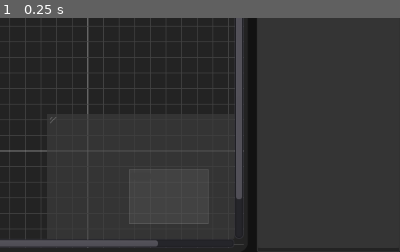
Above: before the commit, frame 1.
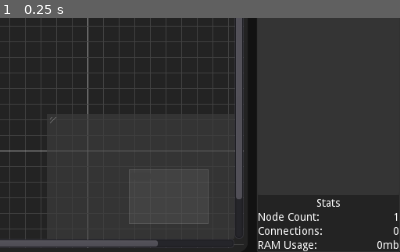
Above: after the commit, the same moment.

Repository: Mercadud/Godot-Project-Planner-Exporter
Game: Godot game, scene res://Scenes/Pages/Main Page.tscn
The game is run twice, just before and just after one commit, with the same random seed, the same clock (stepped at 60 frames per second) and the same inputs.
Inputs:
- Up to frame 1 (0.25 s): no input
The pictures show only the part of the screen within x 50-100%, y 50-100%; the shares and areas given below are measured in that part.

The runs differ from the first frame. In frame 1, 1.0% of the frame differs, in the area x 64-100%, y 77-100%.

Commit message:
added statistics to node page

Diff:
--- a/Scenes/Pages/Main Page.tscn
+++ b/Scenes/Pages/Main Page.tscn
@@ -10,6 +10,7 @@
 [ext_resource path="res://Assets/Nodes/Scene.png" type="Texture" id=8]
 [ext_resource path="res://Themes/main/itemLists.tres" type="StyleBox" id=9]
 [ext_resource path="res://Assets/Nodes/Script.png" type="Texture" id=10]
+[ext_resource path="res://Script/Tree/editor/itemLists/Stats.gd" type="Script" id=11]
 [ext_resource path="res://Script/Tree/editor/Folder.gd" type="Script" id=12]
 [ext_resource path="res://Script/Tree/editor/Scene.gd" type="Script" id=13]
 [ext_resource path="res://Script/menus.gd" type="Script" id=14]
@@ -188,8 +189,6 @@
 margin_top = 5.0
 margin_right = 805.0
 margin_bottom = 570.0
-grow_horizontal = 2
-grow_vertical = 2
 custom_styles/bg = SubResource( 3 )
 custom_colors/grid_major = Color( 0.654902, 0.654902, 0.654902, 1 )
 custom_colors/grid_minor = Color( 0.258824, 0.258824, 0.258824, 1 )
@@ -233,7 +232,7 @@
 [node name="ItemList" type="ItemList" parent="Mount/MainWindow/Editor/Select/Nodes"]
 margin_top = 18.0
 margin_right = 200.0
-margin_bottom = 545.0
+margin_bottom = 477.0
 size_flags_vertical = 3
 custom_styles/bg = ExtResource( 9 )
 items = [ "Folder", ExtResource( 5 ), false, "Scene", ExtResource( 8 ), false, "Script", ExtResource( 10 ), false, "Import", ExtResource( 17 ), false, "World Environment", ExtResource( 21 ), false ]
@@ -241,11 +240,79 @@
 same_column_width = true
 script = ExtResource( 18 )
 
-[node name="ColorRect" type="ColorRect" parent="Mount/MainWindow/Editor/Select/Nodes"]
-margin_top = 549.0
+[node name="Stats" type="VBoxContainer" parent="Mount/MainWindow/Editor/Select/Nodes"]
+margin_top = 481.0
 margin_right = 200.0
 margin_bottom = 549.0
-color = Color( 0.203922, 0.203922, 0.203922, 1 )
+script = ExtResource( 11 )
+__meta__ = {
+"_edit_use_anchors_": false
+}
+
+[node name="Timer" type="Timer" parent="Mount/MainWindow/Editor/Select/Nodes/Stats"]
+process_mode = 0
+autostart = true
+
+[node name="Label" type="Label" parent="Mount/MainWindow/Editor/Select/Nodes/Stats"]
+margin_right = 200.0
+margin_bottom = 14.0
+text = "Stats"
+align = 1
+
+[node name="nodeCount" type="HSplitContainer" parent="Mount/MainWindow/Editor/Select/Nodes/Stats"]
+margin_top = 18.0
+margin_right = 200.0
+margin_bottom = 32.0
+dragger_visibility = 2
+
+[node name="type" type="Label" parent="Mount/MainWindow/Editor/Select/Nodes/Stats/nodeCount"]
+margin_right = 83.0
+margin_bottom = 14.0
+text = "Node Count: "
+
+[node name="count" type="Label" parent="Mount/MainWindow/Editor/Select/Nodes/Stats/nodeCount"]
+margin_left = 83.0
+margin_right = 200.0
+margin_bottom = 14.0
+align = 2
+clip_text = true
+
+[node name="Connections" type="HSplitContainer" parent="Mount/MainWindow/Editor/Select/Nodes/Stats"]
+margin_top = 36.0
+margin_right = 200.0
+margin_bottom = 50.0
+dragger_visibility = 2
+
+[node name="type" type="Label" parent="Mount/MainWindow/Editor/Select/Nodes/Stats/Connections"]
+margin_right = 83.0
+margin_bottom = 14.0
+text = "Connections:"
+
+[node name="count" type="Label" parent="Mount/MainWindow/Editor/Select/Nodes/Stats/Connections"]
+margin_left = 83.0
+margin_right = 200.0
+margin_bottom = 14.0
+align = 2
+clip_text = true
+
+[node name="RAMUsage" type="HSplitContainer" parent="Mount/MainWindow/Editor/Select/Nodes/Stats"]
+margin_top = 54.0
+margin_right = 200.0
+margin_bottom = 68.0
+dragger_visibility = 2
+
+[node name="type" type="Label" parent="Mount/MainWindow/Editor/Select/Nodes/Stats/RAMUsage"]
+margin_right = 76.0
+margin_bottom = 14.0
+text = "RAM Usage:"
+
+[node name="count" type="Label" parent="Mount/MainWindow/Editor/Select/Nodes/Stats/RAMUsage"]
+margin_left = 76.0
+margin_right = 200.0
+margin_bottom = 14.0
+text = "0mb"
+align = 2
+clip_text = true
 
 [node name="Info" type="VBoxContainer" parent="Mount/MainWindow/Editor/Select"]
 visible = false
@@ -470,7 +537,8 @@
 visible = false
 margin_top = 26.0
 margin_right = 200.0
-margin_bottom = 110.0
+margin_bottom = 549.0
+size_flags_vertical = 3
 script = ExtResource( 15 )
 
 [node name="ScriptName" type="HSplitContainer" parent="Mount/MainWindow/Editor/Select/Info/Script"]
@@ -488,7 +556,7 @@
 }
 
 [node name="LineEdit" type="LineEdit" parent="Mount/MainWindow/Editor/Select/Info/Script/ScriptName"]
-margin_left = 90.0
+margin_left = 78.0
 margin_right = 200.0
 margin_bottom = 24.0
 __meta__ = {
@@ -496,27 +564,32 @@
 }
 
 [node name="Singleton" type="HSplitContainer" parent="Mount/MainWindow/Editor/Select/Info/Script"]
-margin_right = 40.0
+margin_top = 28.0
+margin_right = 200.0
+margin_bottom = 68.0
+dragger_visibility = 1
+
+[node name="CheckBox" type="CheckButton" parent="Mount/MainWindow/Editor/Select/Info/Script/Singleton"]
+margin_right = 200.0
 margin_bottom = 40.0
-
-[node name="CheckBox" type="CheckButton" parent="Mount/MainWindow/Editor/Select/Info/Script/Singleton"]
-margin_right = 24.0
-margin_bottom = 24.0
 size_flags_vertical = 0
 text = "Singleton"
 flat = true
 
 [node name="Extends" type="HSplitContainer" parent="Mount/MainWindow/Editor/Select/Info/Script"]
-margin_right = 40.0
-margin_bottom = 40.0
+margin_top = 72.0
+margin_right = 200.0
+margin_bottom = 92.0
+dragger_visibility = 1
 
 [node name="Label" type="Label" parent="Mount/MainWindow/Editor/Select/Info/Script/Extends"]
-margin_right = 40.0
-margin_bottom = 14.0
+margin_top = 3.0
+margin_right = 54.0
+margin_bottom = 17.0
 text = "Extends:"
 
 [node name="OptionButton" type="OptionButton" parent="Mount/MainWindow/Editor/Select/Info/Script/Extends"]
-margin_left = 76.0
+margin_left = 66.0
 margin_right = 200.0
 margin_bottom = 20.0
 text = "Node"
@@ -524,16 +597,18 @@
 selected = 0
 
 [node name="HSeparator" type="HSeparator" parent="Mount/MainWindow/Editor/Select/Info/Script"]
-margin_top = 28.0
-margin_right = 200.0
-margin_bottom = 32.0
+margin_top = 96.0
+margin_right = 200.0
+margin_bottom = 100.0
 
 [node name="functions" type="VBoxContainer" parent="Mount/MainWindow/Editor/Select/Info/Script"]
-margin_right = 107.0
-margin_bottom = 24.0
+margin_top = 104.0
+margin_right = 200.0
+margin_bottom = 523.0
+size_flags_vertical = 3
 
 [node name="buttons" type="HBoxContainer" parent="Mount/MainWindow/Editor/Select/Info/Script/functions"]
-margin_right = 107.0
+margin_right = 200.0
 margin_bottom = 20.0
 alignment = 1
 
@@ -557,7 +632,21 @@
 margin_bottom = 20.0
 text = "-"
 
-[node name="func" type="VBoxContainer" parent="Mount/MainWindow/Editor/Select/Info/Script/functions"]
+[node name="ScrollContainer" type="ScrollContainer" parent="Mount/MainWindow/Editor/Select/Info/Script/functions"]
+margin_top = 24.0
+margin_right = 200.0
+margin_bottom = 419.0
+size_flags_horizontal = 3
+size_flags_vertical = 3
+follow_focus = true
+scroll_horizontal_enabled = false
+scroll_deadzone = 4
+
+[node name="func" type="VBoxContainer" parent="Mount/MainWindow/Editor/Select/Info/Script/functions/ScrollContainer"]
+margin_right = 200.0
+margin_bottom = 395.0
+size_flags_horizontal = 3
+size_flags_vertical = 3
 
 [node name="Node" type="VBoxContainer" parent="Mount/MainWindow/Editor/Select/Info"]
 visible = false
@@ -660,9 +749,9 @@
 selected = 0
 
 [node name="None" type="VBoxContainer" parent="Mount/MainWindow/Editor/Select/Info"]
-margin_top = 170.0
-margin_right = 200.0
-margin_bottom = 170.0
+margin_top = 26.0
+margin_right = 200.0
+margin_bottom = 26.0
 
 [node name="FileDialog" type="FileDialog" parent="Mount/MainWindow"]
 margin_top = 29.0
@@ -698,6 +787,7 @@
 [connection signal="disconnection_request" from="Mount/MainWindow/Editor/Graph/GraphEdit" to="Mount/MainWindow/Editor/Graph/GraphEdit" method="_on_GraphEdit_disconnection_request"]
 [connection signal="node_selected" from="Mount/MainWindow/Editor/Graph/GraphEdit" to="Mount/MainWindow/Editor/Select/Info" method="_on_GraphEdit_node_selected"]
 [connection signal="item_activated" from="Mount/MainWindow/Editor/Select/Nodes/ItemList" to="Mount/MainWindow/Editor/Graph/GraphEdit" method="_on_ItemList_item_activated"]
+[connection signal="timeout" from="Mount/MainWindow/Editor/Select/Nodes/Stats/Timer" to="Mount/MainWindow/Editor/Select/Nodes/Stats" method="_on_Timer_timeout"]
 [connection signal="text_changed" from="Mount/MainWindow/Editor/Select/Info/RootFolder/FolderName/LineEdit" to="Mount/MainWindow/Editor/Select/Info/RootFolder" method="_on_LineEdit_text_changed"]
 [connection signal="text_changed" from="Mount/MainWindow/Editor/Select/Info/RootFolder/ProjectName/LineEdit" to="Mount/MainWindow/Editor/Select/Info/RootFolder" method="_on_Project_Name_text_changed"]
 [connection signal="value_changed" from="Mount/MainWindow/Editor/Select/Info/RootFolder/WindowHeight/SpinBox" to="Mount/MainWindow/Editor/Select/Info/RootFolder" method="_on_Window_Height_value_changed"]
--- a/Script/Tree/editor/GraphEdit.gd
+++ b/Script/Tree/editor/GraphEdit.gd
@@ -2,7 +2,7 @@
 
 var spawnLoc = Vector2(20,20)
 var nodeCount = 1
-var connectionList
+var connectionList = []
 
 onready var data = $"/root/Saver"
 
@@ -24,6 +24,7 @@
 	add_child(inst)
 	inst.updateInfo()
 	nodeCount += 1
+	updateStats()
 
 func can_drop_data(_position, _type):
 	return true
@@ -39,9 +40,11 @@
 		add_child(inst)
 		inst.offset = get_child(0).get_local_mouse_position()
 		nodeCount += 1
+	updateStats()
 
 func _on_GraphEdit_delete_nodes_request():
 	nodeCount -= 1
+	updateStats()
 
 #probably the cleanest looking thing I've done
 func _on_ItemList_item_activated(index):
@@ -58,6 +61,7 @@
 		if connect_node(from, from_slot, to, to_slot) == OK:
 			print("connected " + str(from) + " and " + str(to))
 		updateConnectionList()
+	updateStats()
 
 func checkConnected(to):
 	var isTrue = true
@@ -119,6 +123,7 @@
 			add_child(inst)
 			inst.info["functions"] = data.nodeList[i]["functions"]
 			inst.info["singleton"] = data.nodeList[i]["singleton"]
+			inst.info["extends"] = data.nodeList[i]["extends"]
 			nodeCount += 1
 		elif "WorldEnvironment" in data.nodeList[i]["nodeName"]:
 			node = load("res://Scenes/nodesInherited/WorldEnvironment.tscn")
@@ -135,7 +140,6 @@
 			nodeCount += 1
 		###assigning common variables###
 		inst.info["id"] = data.nodeList[i]["id"]
-#			inst.info["nodeName"] = inst.name
 		inst.info["isCreated"] = false
 		inst.info["location"] = data.nodeList[i]["location"]
 		inst.info["name"] = data.nodeList[i]["name"]
@@ -151,7 +155,12 @@
 					parentName = parent.info["nodeName"]
 					if connect_node(parentName, 0, node.name, 0) == OK:
 						print("connected " + str(parentName + " and " + str(node.name)))
+	updateStats()
 
 func _on_GraphEdit_disconnection_request(from, from_slot, to, to_slot):
 	disconnect_node(from, from_slot, to, to_slot)
 	updateConnectionList()
+	updateStats()
+
+func updateStats():
+	$"../../Select/Nodes/Stats".updateStatic(connectionList.size())
--- /dev/null
+++ b/Script/Tree/editor/itemLists/Stats.gd
@@ -0,0 +1,22 @@
+extends VBoxContainer
+
+onready var nodeCount = $nodeCount/count
+onready var connectionCount = $Connections/count
+onready var RamUsage = $RAMUsage/count
+
+func _ready():
+	$Timer.start()
+	updateStatic(0)
+
+func updateStatic(CC:int):
+	#update Node count
+	nodeCount.text = str(get_tree().get_nodes_in_group("node").size())
+	#update the amount of connections
+	connectionCount.text = str(CC)
+
+func updateDynamic():
+	RamUsage.text = str(stepify(OS.get_static_memory_usage()/1000000.0, 0.01)) + "mb"
+
+
+func _on_Timer_timeout():
+	updateDynamic()
Not shown: 1 places in Scenes/Pages/Main Page.tscn that only renumber resources
